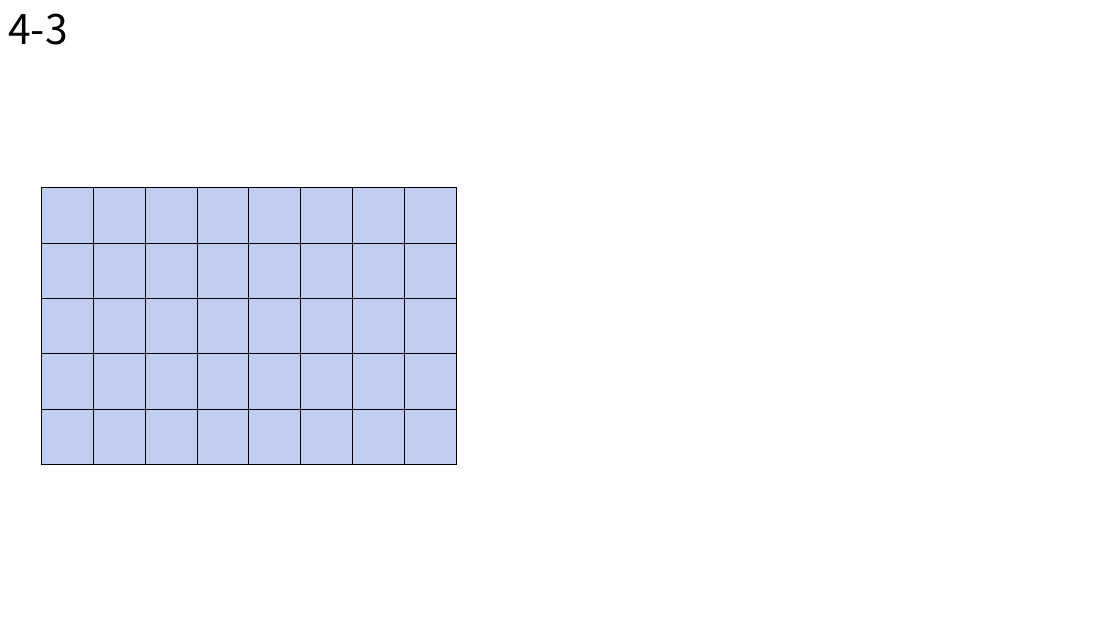
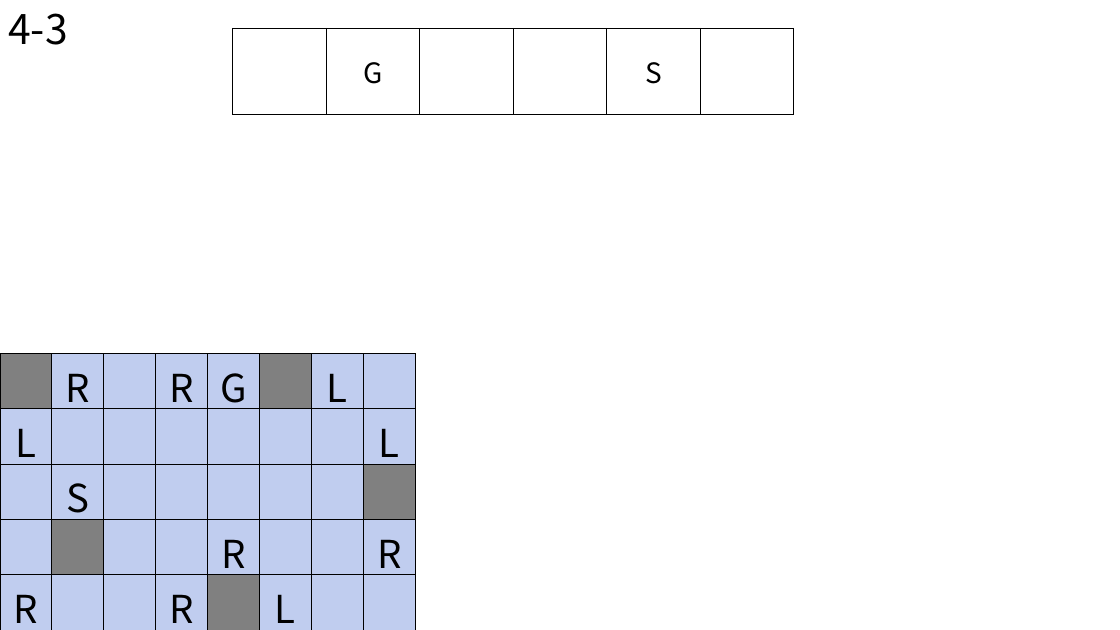
Before and after one commit to BSF0124/Brain-Control, a slide deck: slide 28 of etc/레벨디자인.pptx. Drawn at 1120x630 pixels with LibreOffice and Linux fonts; fonts in the diff are those of the drawing. Boxes give left, top, right and bottom in pixels: in the first picture for what was removed or moved away, otherwise in the second. Text is boxed around its words. In the diff, an @@ line names an element or a change of style, - is before the commit and + after.

```diff
--- a/etc/레벨디자인.pptx
+++ b/etc/레벨디자인.pptx
@@ table added at (x1=233, y1=29, x2=792, y2=115), 1 rows, 6 columns @@
+ | G |  |  | S | 
@@ table at (x1=0, y1=354, x2=417, y2=630) @@
-row 1:  |  |  |  |  |  |  | 
+row 1:  | R |  | R | G |  | L | 
-row 2, column 1: 
+row 2, column 1: L
-row 2, column 8: 
+row 2, column 8: L
-row 3, column 2: 
+row 3, column 2: S
-row 4, column 5: 
+row 4, column 5: R
-row 4, column 8: 
+row 4, column 8: R
-row 5:  |  |  |  |  |  |  | 
+row 5: R |  |  | R |  | L |  | 
@@ fill #C0CDEF to #808080 in 5 cells @@
@@ table moved from (x1=41, y1=188, x2=458, y2=465) to (x1=0, y1=354, x2=417, y2=630) @@
```
Also in this commit, not shown: 17 other slides changed.
